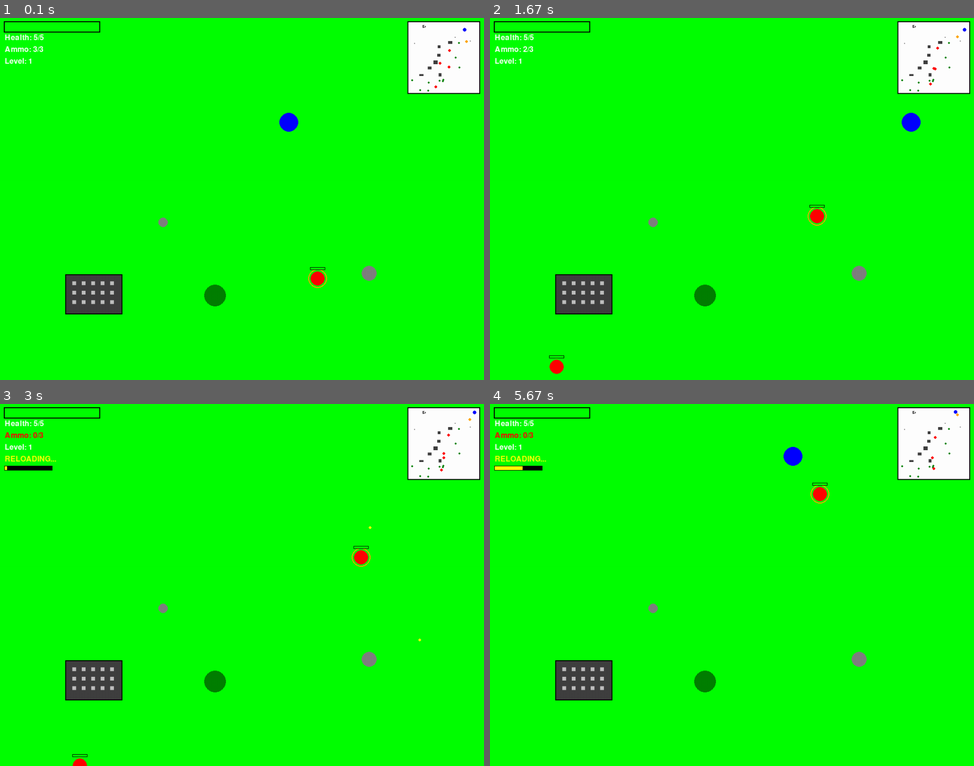
Above: before the commit, frames 1-4 (two rows, left to right).
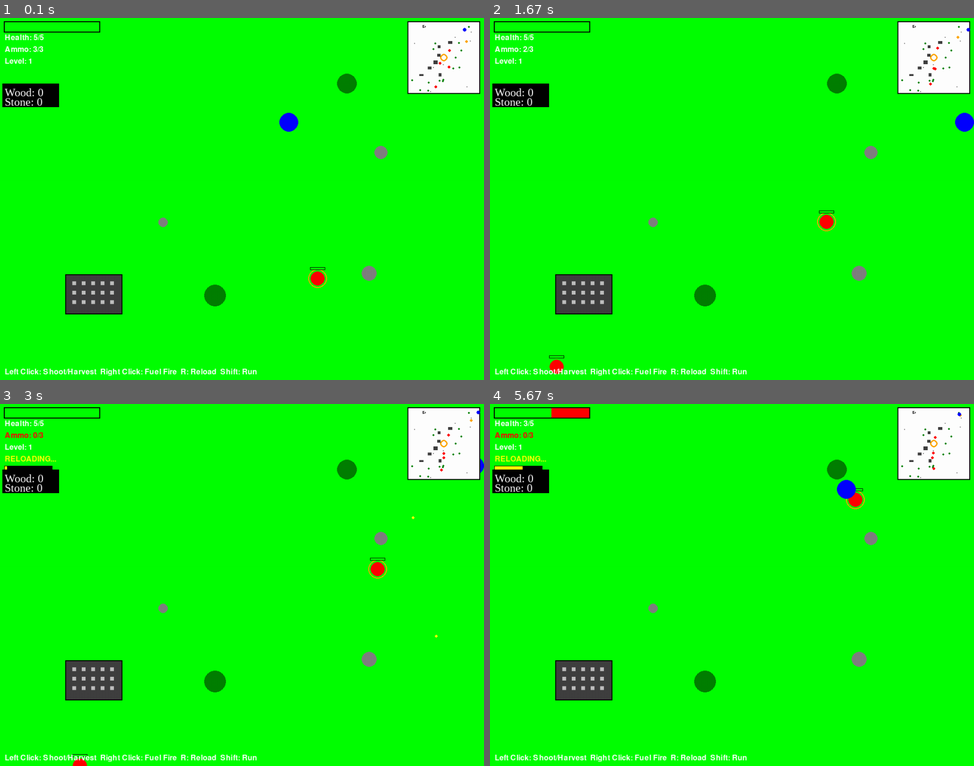
Above: after the commit, the same moments.

Repository: kold027/Pygame
Game: pygame game, started from game.py
The game is run twice, just before and just after one commit, with the same random seed, the same clock (stepped at 60 frames per second) and the same inputs.
Inputs (mouse positions are in pixels of both pictures, inside the frame that each line leads up to):
- Up to frame 1 (0.1 s): no input
- Up to frame 2 (1.67 s): click "Level: 1" at 0.38 s; hold Shift 0.67-1.13 s; hold Right 0.67-1.13 s; hold Right 1.17-1.63 s; move the mouse to (615, 202) at 1.2 s
- Up to frame 3 (3 s): right-click (91, 668) at 1.72 s; hold Up 2-2.3 s; click (421, 711) at 2.38 s; click (300, 617) at 2.72 s
- Up to frame 4 (5.67 s): click (514, 487) at 3.05 s, where only the run after the commit has a clickable "Stone: 0"; hold Left 3.83-4.37 s; hold Down 4.4-4.7 s; hold Left 4.73-5.13 s; hold Up 5.17-5.53 s; hold Right from 5.57 s (still down)

The runs differ from the first frame. In frame 1, 1.6% of the frame differs, in the area x 0-98%, y 2-99%; in frame 2, 2.2%; in frame 3, 1.9%; in frame 4, 2.4%, in the area x 0-98%, y 1-99%.

Commit message:
merged the 2 games

Diff:
--- a/game.py
+++ b/game.py
@@ -24,6 +24,7 @@
 DARK_GRAY = (64, 64, 64)
 LIGHT_GRAY = (192, 192, 192)
 
+
 class Camera:
     def __init__(self):
         self.x = 0
@@ -35,12 +36,14 @@
 
         self.x = max(0, min(self.x, WORLD_WIDTH - SCREEN_WIDTH))
         self.y = max(0, min(self.y, WORLD_HEIGHT - SCREEN_HEIGHT))
+
 
 class Player:
     def __init__(self, x, y):
         self.x = x
         self.y = y
         self.size = 20
+        self.base_speed = 5
         self.speed = 5
         self.color = BLUE
         self.health = 5
@@ -54,10 +57,22 @@
         self.shoot_cooldown = 0
         self.shoot_delay = 10
         self.level = 1
+        # New survival features
+        self.run = False
+        self.wood = 0
+        self.stones = 0
 
     def update(self, keys, terrain):
         old_x, old_y = self.x, self.y
         new_x, new_y = self.x, self.y
+
+        # Handle running
+        if keys[pygame.K_LSHIFT]:
+            self.run = True
+            self.speed = self.base_speed * 2
+        else:
+            self.run = False
+            self.speed = self.base_speed
 
         if keys[pygame.K_w] or keys[pygame.K_UP]:
             new_y -= self.speed
@@ -94,28 +109,36 @@
                 self.is_reloading = False
 
     def check_terrain_collision(self, terrain):
+        # Check trees (only if they have size > 0)
         for tree in terrain.trees:
-            distance = math.sqrt((self.x - tree['x'])**2 + (self.y - tree['y'])**2)
-            if distance < self.size + tree['size']:
-                return True
-
+            if tree['size'] > 0:
+                distance = math.sqrt((self.x - tree['x']) ** 2 + (self.y - tree['y']) ** 2)
+                if distance < self.size + tree['size']:
+                    return True
+
+        # Check rocks (only if they have size > 0)
         for rock in terrain.rocks:
-            distance = math.sqrt((self.x - rock['x'])**2 + (self.y - rock['y'])**2)
-            if distance < self.size + rock['size']:
-                return True
-
+            if rock['size'] > 0:
+                distance = math.sqrt((self.x - rock['x']) ** 2 + (self.y - rock['y']) ** 2)
+                if distance < self.size + rock['size']:
+                    return True
+
+        # Check fire collision
+        fire_distance = math.sqrt((self.x - WORLD_WIDTH / 2) ** 2 + (self.y - WORLD_HEIGHT / 2) ** 2)
+        if fire_distance < self.size + terrain.fire_size:
+            return True
+
+        # Check buildings
         for building in terrain.buildings:
-            # Check collision with rectangular building
-            left = building['x'] - building['width']//2
-            right = building['x'] + building['width']//2
-            top = building['y'] - building['height']//2
-            bottom = building['y'] + building['height']//2
-
-            # Check if player circle intersects with building rectangle
+            left = building['x'] - building['width'] // 2
+            right = building['x'] + building['width'] // 2
+            top = building['y'] - building['height'] // 2
+            bottom = building['y'] + building['height'] // 2
+
             closest_x = max(left, min(self.x, right))
             closest_y = max(top, min(self.y, bottom))
 
-            distance = math.sqrt((self.x - closest_x)**2 + (self.y - closest_y)**2)
+            distance = math.sqrt((self.x - closest_x) ** 2 + (self.y - closest_y) ** 2)
             if distance < self.size:
                 return True
 
@@ -135,7 +158,6 @@
             self.current_ammo -= 1
             self.shoot_cooldown = self.shoot_delay
 
-            # Auto-reload when magazine is empty
             if self.current_ammo == 0:
                 self.reload()
 
@@ -157,6 +179,11 @@
         screen_y = self.y - camera.y
         color = self.color if self.damage_timer <= 0 or self.damage_timer % 10 < 5 else WHITE
         pygame.draw.circle(screen, color, (int(screen_x), int(screen_y)), self.size)
+
+        # Draw running indicator
+        if self.run:
+            pygame.draw.circle(screen, YELLOW, (int(screen_x), int(screen_y)), self.size + 3, 2)
+
 
 class Zombie:
     def __init__(self, x, y, wave=1):
@@ -175,13 +202,13 @@
         self.wave = wave
 
     def update(self, player, terrain):
-        distance_to_player = math.sqrt((self.x - player.x)**2 + (self.y - player.y)**2)
+        distance_to_player = math.sqrt((self.x - player.x) ** 2 + (self.y - player.y) ** 2)
 
         if distance_to_player < self.detection_range:
             self.following_player = True
             dx = player.x - self.x
             dy = player.y - self.y
-            length = math.sqrt(dx**2 + dy**2)
+            length = math.sqrt(dx ** 2 + dy ** 2)
             if length > 0:
                 self.direction_x = dx / length
                 self.direction_y = dy / length
@@ -215,28 +242,36 @@
             player.take_damage(1)
 
     def check_terrain_collision(self, terrain):
+        # Check trees (only if they have size > 0)
         for tree in terrain.trees:
-            distance = math.sqrt((self.x - tree['x'])**2 + (self.y - tree['y'])**2)
-            if distance < self.size + tree['size']:
-                return True
-
+            if tree['size'] > 0:
+                distance = math.sqrt((self.x - tree['x']) ** 2 + (self.y - tree['y']) ** 2)
+                if distance < self.size + tree['size']:
+                    return True
+
+        # Check rocks (only if they have size > 0)
         for rock in terrain.rocks:
-            distance = math.sqrt((self.x - rock['x'])**2 + (self.y - rock['y'])**2)
-            if distance < self.size + rock['size']:
-                return True
-
+            if rock['size'] > 0:
+                distance = math.sqrt((self.x - rock['x']) ** 2 + (self.y - rock['y']) ** 2)
+                if distance < self.size + rock['size']:
+                    return True
+
+        # Check fire collision
+        fire_distance = math.sqrt((self.x - WORLD_WIDTH / 2) ** 2 + (self.y - WORLD_HEIGHT / 2) ** 2)
+        if fire_distance < self.size + terrain.fire_size:
+            return True
+
+        # Check buildings
         for building in terrain.buildings:
-            # Check collision with rectangular building
-            left = building['x'] - building['width']//2
-            right = building['x'] + building['width']//2
-            top = building['y'] - building['height']//2
-            bottom = building['y'] + building['height']//2
-
-            # Check if player circle intersects with building rectangle
+            left = building['x'] - building['width'] // 2
+            right = building['x'] + building['width'] // 2
+            top = building['y'] - building['height'] // 2
+            bottom = building['y'] + building['height'] // 2
+
             closest_x = max(left, min(self.x, right))
             closest_y = max(top, min(self.y, bottom))
 
-            distance = math.sqrt((self.x - closest_x)**2 + (self.y - closest_y)**2)
+            distance = math.sqrt((self.x - closest_x) ** 2 + (self.y - closest_y) ** 2)
             if distance < self.size:
                 return True
 
@@ -266,61 +301,127 @@
             pygame.draw.rect(screen, RED, (int(bar_x), int(bar_y), bar_width, bar_height))
             pygame.draw.rect(screen, GREEN, (int(bar_x), int(bar_y), int(bar_width * health_ratio), bar_height))
 
+
 class Terrain:
     def __init__(self):
         self.trees = []
         self.rocks = []
         self.buildings = []
-
-        # Reduced terrain - only 10% of original trees and 5% of rocks
-        for _ in range(10):
+        self.fire_size = 25
+
+        # Trees with resource harvesting properties
+        for _ in range(15):
             x = random.randint(0, WORLD_WIDTH)
             y = random.randint(0, WORLD_HEIGHT)
             size = random.randint(15, 30)
-            self.trees.append({'x': x, 'y': y, 'size': size})
-
-        for _ in range(3):
+            self.trees.append({
+                'x': x, 'y': y, 'size': size,
+                'value': size, 'cut': pygame.time.get_ticks()
+            })
+
+        # Rocks with resource harvesting properties
+        for _ in range(8):
             x = random.randint(0, WORLD_WIDTH)
             y = random.randint(0, WORLD_HEIGHT)
             size = random.randint(10, 20)
-            self.rocks.append({'x': x, 'y': y, 'size': size})
+            self.rocks.append({
+                'x': x, 'y': y, 'size': size,
+                'value': size, 'cut': pygame.time.get_ticks()
+            })
 
         # Add buildings
         for _ in range(8):
             width = random.randint(80, 150)
             height = random.randint(60, 120)
-            x = random.randint(width//2, WORLD_WIDTH - width//2)
-            y = random.randint(height//2, WORLD_HEIGHT - height//2)
-            self.buildings.append({'x': x, 'y': y, 'width': width, 'height': height})
+            x = random.randint(width // 2, WORLD_WIDTH - width // 2)
+            y = random.randint(height // 2, WORLD_HEIGHT - height // 2)
+            # Avoid spawning buildings too close to fire
+            if math.sqrt((x - WORLD_WIDTH / 2) ** 2 + (y - WORLD_HEIGHT / 2) ** 2) > 100:
+                self.buildings.append({'x': x, 'y': y, 'width': width, 'height': height})
 
     def draw(self, screen, camera):
-        # Draw buildings first (behind other objects)
+        # Draw buildings first
         for building in self.buildings:
-            screen_x = building['x'] - camera.x - building['width']//2
-            screen_y = building['y'] - camera.y - building['height']//2
+            screen_x = building['x'] - camera.x - building['width'] // 2
+            screen_y = building['y'] - camera.y - building['height'] // 2
             if (-building['width'] <= screen_x <= SCREEN_WIDTH + building['width'] and
-                -building['height'] <= screen_y <= SCREEN_HEIGHT + building['height']):
-                # Building body
-                pygame.draw.rect(screen, DARK_GRAY, (int(screen_x), int(screen_y), building['width'], building['height']))
-                # Building outline
-                pygame.draw.rect(screen, BLACK, (int(screen_x), int(screen_y), building['width'], building['height']), 2)
+                    -building['height'] <= screen_y <= SCREEN_HEIGHT + building['height']):
+                pygame.draw.rect(screen, DARK_GRAY,
+                                 (int(screen_x), int(screen_y), building['width'], building['height']))
+                pygame.draw.rect(screen, BLACK, (int(screen_x), int(screen_y), building['width'], building['height']),
+                                 2)
                 # Windows
                 window_size = 8
                 for wx in range(int(screen_x) + 15, int(screen_x) + building['width'] - 10, 20):
                     for wy in range(int(screen_y) + 15, int(screen_y) + building['height'] - 10, 20):
                         pygame.draw.rect(screen, LIGHT_GRAY, (wx, wy, window_size, window_size))
 
+        # Draw trees (only if they have size > 0)
         for tree in self.trees:
-            screen_x = tree['x'] - camera.x
-            screen_y = tree['y'] - camera.y
-            if -tree['size'] <= screen_x <= SCREEN_WIDTH + tree['size'] and -tree['size'] <= screen_y <= SCREEN_HEIGHT + tree['size']:
-                pygame.draw.circle(screen, DARK_GREEN, (int(screen_x), int(screen_y)), tree['size'])
-
+            if tree['size'] > 0:
+                screen_x = tree['x'] - camera.x
+                screen_y = tree['y'] - camera.y
+                if -tree['size'] <= screen_x <= SCREEN_WIDTH + tree['size'] and -tree[
+                    'size'] <= screen_y <= SCREEN_HEIGHT + tree['size']:
+                    pygame.draw.circle(screen, DARK_GREEN, (int(screen_x), int(screen_y)), tree['size'])
+
+        # Draw rocks (only if they have size > 0)
         for rock in self.rocks:
-            screen_x = rock['x'] - camera.x
-            screen_y = rock['y'] - camera.y
-            if -rock['size'] <= screen_x <= SCREEN_WIDTH + rock['size'] and -rock['size'] <= screen_y <= SCREEN_HEIGHT + rock['size']:
-                pygame.draw.circle(screen, GRAY, (int(screen_x), int(screen_y)), rock['size'])
+            if rock['size'] > 0:
+                screen_x = rock['x'] - camera.x
+                screen_y = rock['y'] - camera.y
+                if -rock['size'] <= screen_x <= SCREEN_WIDTH + rock['size'] and -rock[
+                    'size'] <= screen_y <= SCREEN_HEIGHT + rock['size']:
+                    pygame.draw.circle(screen, GRAY, (int(screen_x), int(screen_y)), rock['size'])
+
+        # Draw fire
+        screen_x = (WORLD_WIDTH / 2) - camera.x
+        screen_y = (WORLD_HEIGHT / 2) - camera.y
+        pygame.draw.circle(screen, ORANGE, (int(screen_x), int(screen_y)), self.fire_size)
+        pygame.draw.circle(screen, YELLOW, (int(screen_x), int(screen_y)), self.fire_size - 7)
+        pygame.draw.circle(screen, WHITE, (int(screen_x), int(screen_y)), self.fire_size * 4, 2)
+
+    def fuel_fire(self, x, y, player):
+        fire_distance = math.sqrt((x - WORLD_WIDTH / 2) ** 2 + (y - WORLD_HEIGHT / 2) ** 2)
+        if fire_distance < self.fire_size and player.wood >= 1:
+            player.wood -= 1
+            self.fire_size += 1
+
+    def terrain_damage_handler(self, player, x, y):
+        # Handle tree harvesting
+        for tree in self.trees:
+            if tree['size'] > 0:
+                distance = math.sqrt((tree['x'] - x) ** 2 + (tree['y'] - y) ** 2)
+                if distance < tree['size']:
+                    tree['size'] -= 2
+                    if tree['size'] <= tree['value'] / 2 and tree['size'] >= 1:
+                        tree['size'] = 0
+                        player.wood += 3
+                        tree['cut'] = pygame.time.get_ticks()
+
+        # Handle rock harvesting
+        for rock in self.rocks:
+            if rock['size'] > 0:
+                distance = math.sqrt((rock['x'] - x) ** 2 + (rock['y'] - y) ** 2)
+                if distance < rock['size']:
+                    rock['size'] -= 1
+                    if rock['size'] <= rock['value'] / 2 and rock['size'] >= 1:
+                        rock['size'] = 0
+                        player.stones += 3
+                        rock['cut'] = pygame.time.get_ticks()
+
+    def grow_terrain(self):
+        current_time = pygame.time.get_ticks()
+        # Regrow trees after 60 seconds
+        for tree in self.trees:
+            if current_time - tree['cut'] > 60000 and tree['size'] == 0:
+                tree['size'] = tree['value']
+
+        # Regrow rocks after 60 seconds
+        for rock in self.rocks:
+            if current_time - rock['cut'] > 60000 and rock['size'] == 0:
+                rock['size'] = rock['value']
+
 
 class Projectile:
     def __init__(self, x, y, target_x, target_y):
@@ -330,7 +431,7 @@
         self.speed = 10
         dx = target_x - x
         dy = target_y - y
-        length = math.sqrt(dx**2 + dy**2)
+        length = math.sqrt(dx ** 2 + dy ** 2)
         if length > 0:
             self.direction_x = dx / length
             self.direction_y = dy / length
@@ -354,6 +455,23 @@
             if 0 <= screen_x <= SCREEN_WIDTH and 0 <= screen_y <= SCREEN_HEIGHT:
                 pygame.draw.circle(screen, YELLOW, (int(screen_x), int(screen_y)), self.size)
 
+
+class Inventory:
+    def __init__(self, screen, player):
+        self.screen = screen
+        self.player = player
+
+    def draw(self):
+        font = pygame.font.SysFont('Times New Roman', 24)
+        wood_text = font.render(f'Wood: {self.player.wood}', True, WHITE)
+        stone_text = font.render(f'Stone: {self.player.stones}', True, WHITE)
+
+        # Draw background for better visibility
+        pygame.draw.rect(self.screen, BLACK, (5, 140, 120, 50))
+        self.screen.blit(wood_text, (10, 145))
+        self.screen.blit(stone_text, (10, 165))
+
+
 class Minimap:
     def __init__(self, x, y):
         self.x = x
@@ -364,15 +482,18 @@
         pygame.draw.rect(screen, BLACK, (self.x - 2, self.y - 2, MINIMAP_SIZE + 4, MINIMAP_SIZE + 4))
         pygame.draw.rect(screen, WHITE, (self.x, self.y, MINIMAP_SIZE, MINIMAP_SIZE))
 
+        # Draw terrain on minimap
         for tree in terrain.trees:
-            mini_x = int(tree['x'] * self.scale) + self.x
-            mini_y = int(tree['y'] * self.scale) + self.y
-            pygame.draw.circle(screen, DARK_GREEN, (mini_x, mini_y), 2)
+            if tree['size'] > 0:
+                mini_x = int(tree['x'] * self.scale) + self.x
+                mini_y = int(tree['y'] * self.scale) + self.y
+                pygame.draw.circle(screen, DARK_GREEN, (mini_x, mini_y), 2)
 
         for rock in terrain.rocks:
-            mini_x = int(rock['x'] * self.scale) + self.x
-            mini_y = int(rock['y'] * self.scale) + self.y
-            pygame.draw.circle(screen, GRAY, (mini_x, mini_y), 1)
+            if rock['size'] > 0:
+                mini_x = int(rock['x'] * self.scale) + self.x
+                mini_y = int(rock['y'] * self.scale) + self.y
+                pygame.draw.circle(screen, GRAY, (mini_x, mini_y), 1)
 
         for building in terrain.buildings:
             mini_x = int(building['x'] * self.scale) + self.x - int(building['width'] * self.scale) // 2
@@ -381,15 +502,23 @@
             mini_height = int(building['height'] * self.scale)
             pygame.draw.rect(screen, DARK_GRAY, (mini_x, mini_y, mini_width, mini_height))
 
+        # Draw fire on minimap
+        mini_fire_x = int((WORLD_WIDTH / 2) * self.scale) + self.x
+        mini_fire_y = int((WORLD_HEIGHT / 2) * self.scale) + self.y
+        pygame.draw.circle(screen, ORANGE, (mini_fire_x, mini_fire_y), 8, 3)
+
+        # Draw zombies
         for zombie in zombies:
             mini_x = int(zombie.x * self.scale) + self.x
             mini_y = int(zombie.y * self.scale) + self.y
             color = ORANGE if zombie.following_player else RED
             pygame.draw.circle(screen, color, (mini_x, mini_y), 3)
 
+        # Draw player
         player_mini_x = int(player.x * self.scale) + self.x
         player_mini_y = int(player.y * self.scale) + self.y
         pygame.draw.circle(screen, BLUE, (player_mini_x, player_mini_y), 4)
+
 
 def draw_health_bar(screen, player):
     bar_width = 200
@@ -407,6 +536,7 @@
     health_text = font.render(f"Health: {player.health}/{player.max_health}", True, WHITE)
     screen.blit(health_text, (bar_x, bar_y + bar_height + 5))
 
+
 def draw_ui(screen, player, wave):
     font = pygame.font.Font(None, 32)
     small_font = pygame.font.Font(None, 24)
@@ -420,6 +550,11 @@
 
     level_text = small_font.render(f"Level: {player.level}", True, WHITE)
     screen.blit(level_text, (10, 85))
+
+    # Show controls
+    controls_text = small_font.render("Left Click: Shoot/Harvest  Right Click: Fuel Fire  R: Reload  Shift: Run", True,
+                                      WHITE)
+    screen.blit(controls_text, (10, SCREEN_HEIGHT - 25))
 
     if player.is_reloading:
         reload_progress = 1 - (player.reload_timer / player.reload_time)
@@ -431,6 +566,7 @@
         pygame.draw.rect(screen, BLACK, (9, 132, reload_bar_width + 2, reload_bar_height + 2))
         pygame.draw.rect(screen, YELLOW, (10, 133, int(reload_bar_width * reload_progress), reload_bar_height))
 
+
 def spawn_wave(wave_number, terrain):
     zombie_count = 5 + (wave_number - 1) * 3
     zombies = []
@@ -440,6 +576,7 @@
         zombies.append(Zombie(zombie_x, zombie_y, wave_number))
 
     return zombies
+
 
 def find_safe_spawn_location(terrain, size):
     max_attempts = 100
@@ -447,28 +584,35 @@
         x = random.randint(size + 50, WORLD_WIDTH - size - 50)
         y = random.randint(size + 50, WORLD_HEIGHT - size - 50)
 
+        # Avoid spawning too close to fire
+        if math.sqrt((x - WORLD_WIDTH / 2) ** 2 + (y - WORLD_HEIGHT / 2) ** 2) < 150:
+            continue
+
         collision = False
         for tree in terrain.trees:
-            distance = math.sqrt((x - tree['x'])**2 + (y - tree['y'])**2)
-            if distance < size + tree['size'] + 20:
-                collision = True
-                break
+            if tree['size'] > 0:
+                distance = math.sqrt((x - tree['x']) ** 2 + (y - tree['y']) ** 2)
+                if distance < size + tree['size'] + 20:
+                    collision = True
+                    break
 
         if not collision:
             for rock in terrain.rocks:
-                distance = math.sqrt((x - rock['x'])**2 + (y - rock['y'])**2)
-                if distance < size + rock['size'] + 20:
-                    collision = True
-                    break
+                if rock['size'] > 0:
+                    distance = math.sqrt((x - rock['x']) ** 2 + (y - rock['y']) ** 2)
+                    if distance < size + rock['size'] + 20:
+                        collision = True
+                        break
 
         if not collision:
             return x, y
 
-    return WORLD_WIDTH // 2, WORLD_HEIGHT // 2
+    return WORLD_WIDTH // 4, WORLD_HEIGHT // 4
+
 
 def main():
     screen = pygame.display.set_mode((SCREEN_WIDTH, SCREEN_HEIGHT))
-    pygame.display.set_caption("Zombie Survival Game")
+    pygame.display.set_caption("Enhanced Zombie Survival Game")
     clock = pygame.time.Clock()
 
     camera = Camera()
@@ -477,6 +621,7 @@
     player_x, player_y = find_safe_spawn_location(terrain, 20)
     player = Player(player_x, player_y)
 
+    inventory = Inventory(screen, player)
     minimap = Minimap(SCREEN_WIDTH - MINIMAP_SIZE - 10, 10)
     projectiles = []
 
@@ -493,11 +638,22 @@
             if event.type == pygame.QUIT:
                 running = False
             elif event.type == pygame.MOUSEBUTTONDOWN:
-                if event.button == 1:
+                if event.button == 1:  # Left click
+                    world_mouse_x = mouse_x + camera.x
+                    world_mouse_y = mouse_y + camera.y
+
+                    # Try to shoot first
                     if player.shoot():
-                        world_mouse_x = mouse_x + camera.x
-                        world_mouse_y = mouse_y + camera.y
                         projectiles.append(Projectile(player.x, player.y, world_mouse_x, world_mouse_y))
+                    else:
+                        # If can't shoot, harvest resources
+                        terrain.terrain_damage_handler(player, world_mouse_x, world_mouse_y)
+
+                elif event.button == 3:  # Right click - fuel fire
+                    world_mouse_x = mouse_x + camera.x
+                    world_mouse_y = mouse_y + camera.y
+                    terrain.fuel_fire(world_mouse_x, world_mouse_y, player)
+
             elif event.type == pygame.KEYDOWN:
                 if event.key == pygame.K_r:
                     player.reload()
@@ -507,15 +663,18 @@
         if player.health <= 0:
             font = pygame.font.Font(None, 72)
             game_over_text = font.render("GAME OVER", True, RED)
-            screen.blit(game_over_text, (SCREEN_WIDTH//2 - 150, SCREEN_HEIGHT//2 - 36))
+            screen.blit(game_over_text, (SCREEN_WIDTH // 2 - 150, SCREEN_HEIGHT // 2 - 36))
             pygame.display.flip()
             pygame.time.wait(3000)
             running = False
             continue
 
+        # Update game objects
+        terrain.grow_terrain()
         player.update(keys, terrain)
         camera.update(player.x, player.y)
 
+        # Wave management
         if len(zombies) == 0 and not wave_complete:
             wave_complete = True
             wave_complete_timer = 120
@@ -528,23 +687,26 @@
                 zombies = spawn_wave(current_wave, terrain)
                 wave_complete = False
 
+        # Update projectiles
         for projectile in projectiles[:]:
             projectile.update()
             if not projectile.active:
                 projectiles.remove(projectile)
 
+        # Update zombies and handle combat
         for zombie in zombies[:]:
             zombie.update(player, terrain)
 
             for projectile in projectiles[:]:
                 if projectile.active:
-                    distance = math.sqrt((projectile.x - zombie.x)**2 + (projectile.y - zombie.y)**2)
+                    distance = math.sqrt((projectile.x - zombie.x) ** 2 + (projectile.y - zombie.y) ** 2)
                     if distance < projectile.size + zombie.size:
                         if zombie.take_damage(30):
                             zombies.remove(zombie)
                         projectiles.remove(projectile)
                         break
 
+        # Draw everything
         screen.fill(GREEN)
 
         terrain.draw(screen, camera)
@@ -560,15 +722,16 @@
         minimap.draw(screen, player, zombies, terrain)
         draw_health_bar(screen, player)
         draw_ui(screen, player, current_wave)
+        inventory.draw()
 
         if wave_complete:
             font = pygame.font.Font(None, 48)
             complete_text = font.render(f"Wave {current_wave - 1} Complete!", True, YELLOW)
-            text_rect = complete_text.get_rect(center=(SCREEN_WIDTH//2, SCREEN_HEIGHT//2))
+            text_rect = complete_text.get_rect(center=(SCREEN_WIDTH // 2, SCREEN_HEIGHT // 2))
             screen.blit(complete_text, text_rect)
 
             next_wave_text = font.render(f"Preparing Wave {current_wave}...", True, ORANGE)
-            next_rect = next_wave_text.get_rect(center=(SCREEN_WIDTH//2, SCREEN_HEIGHT//2 + 60))
+            next_rect = next_wave_text.get_rect(center=(SCREEN_WIDTH // 2, SCREEN_HEIGHT // 2 + 60))
             screen.blit(next_wave_text, next_rect)
 
         pygame.display.flip()
@@ -577,5 +740,6 @@
     pygame.quit()
     sys.exit()
 
+
 if __name__ == "__main__":
     main()
